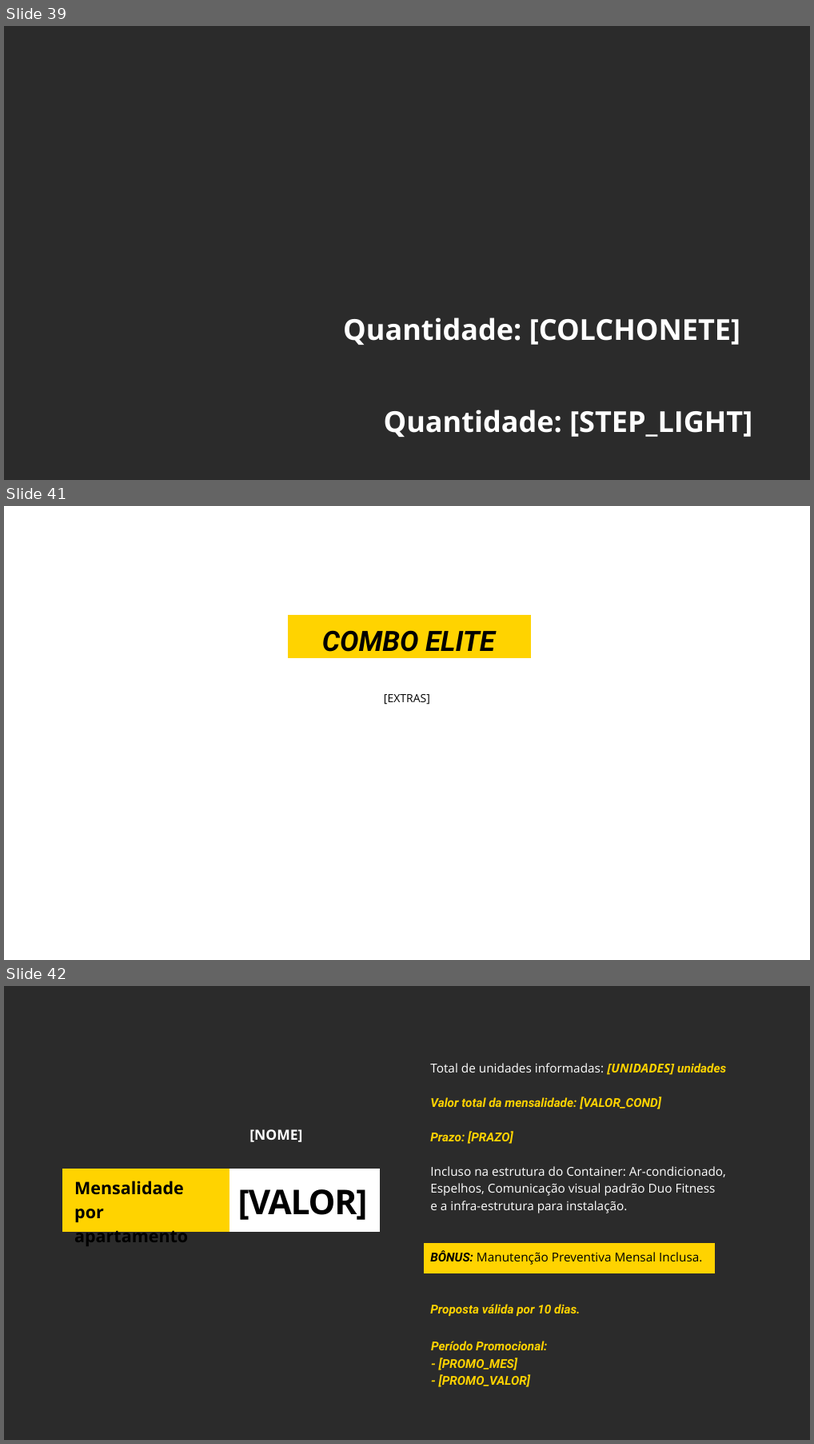
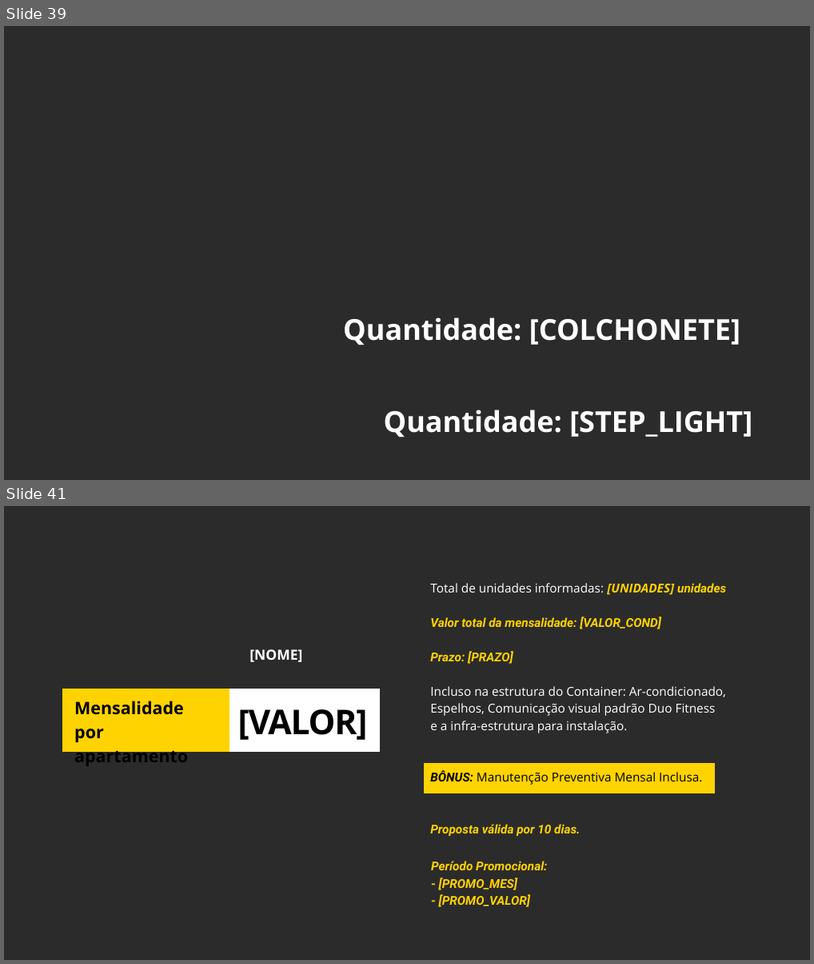
Before and after one commit to agencialumno/Site_duofitness, a slide deck: simulador_duofitness/templates/elite.pptx. Shown one above the other, each under a label of ours: slides 39, 41 and 42 before the commit, slides 39 and 41 after it; the slides between them are not shown. The pictures are 814x1444 and 814x964 pixels, drawn with LibreOffice and Linux fonts; fonts in the diff are those of the drawing; background and template pictures are left out; a plain dark background stands for a picture behind light text. Boxes give left, top, right and bottom in pixels: in the first picture for what was removed or moved away, otherwise in the second. Text is boxed around its words. In the diff, an @@ line names an element or a change of style, - is before the commit and + after.

```diff
--- a/simulador_duofitness/templates/elite.pptx
+++ b/simulador_duofitness/templates/elite.pptx
@@ slide 41 removed at <box>4,506,810,960</box>, background picture (left out) @@
@@ freeform shape removed at <box>288,615,531,658</box> @@
@@ text removed at <box>322,630,495,652</box> @@
-COMBO ELITE
@@ text removed at <box>384,694,430,704</box> @@
-[EXTRAS]
@@ what was slide 42 is now slide 41 @@
```
Also in this commit, not shown: 1 slide changed, 5 other files.
